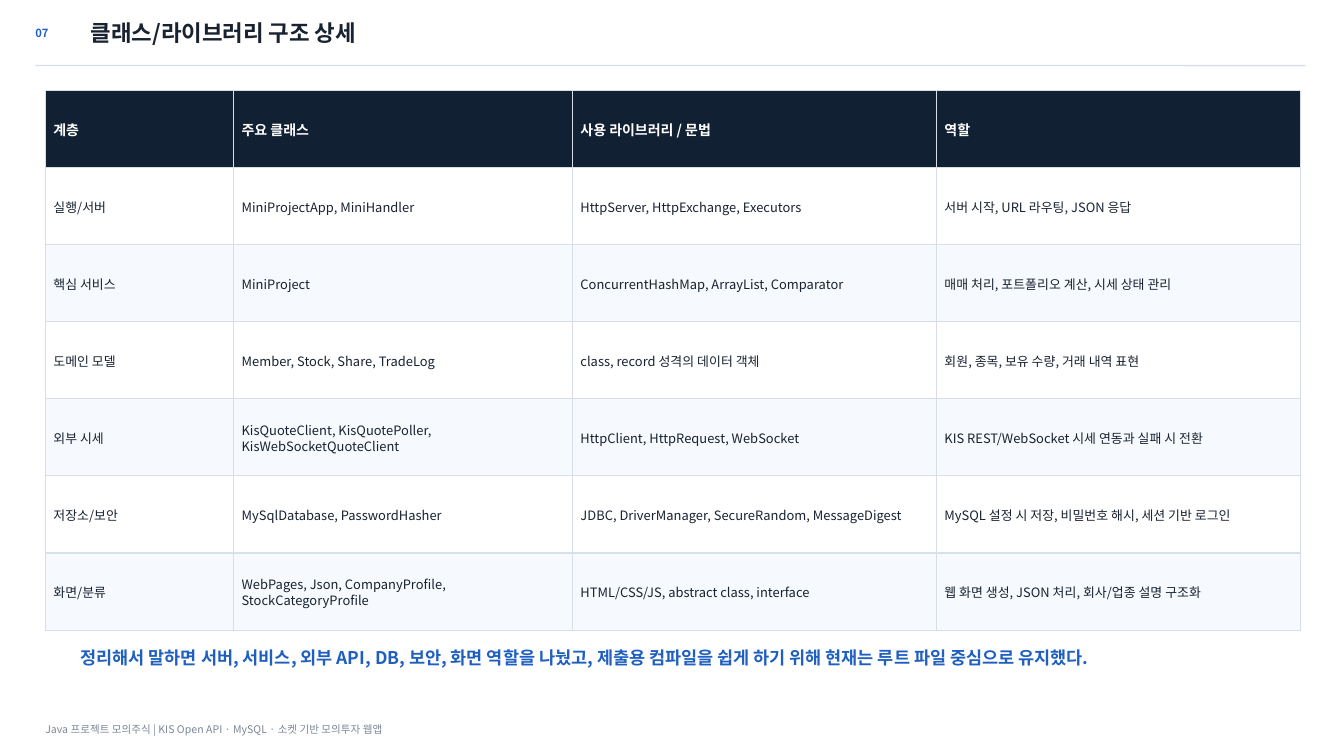
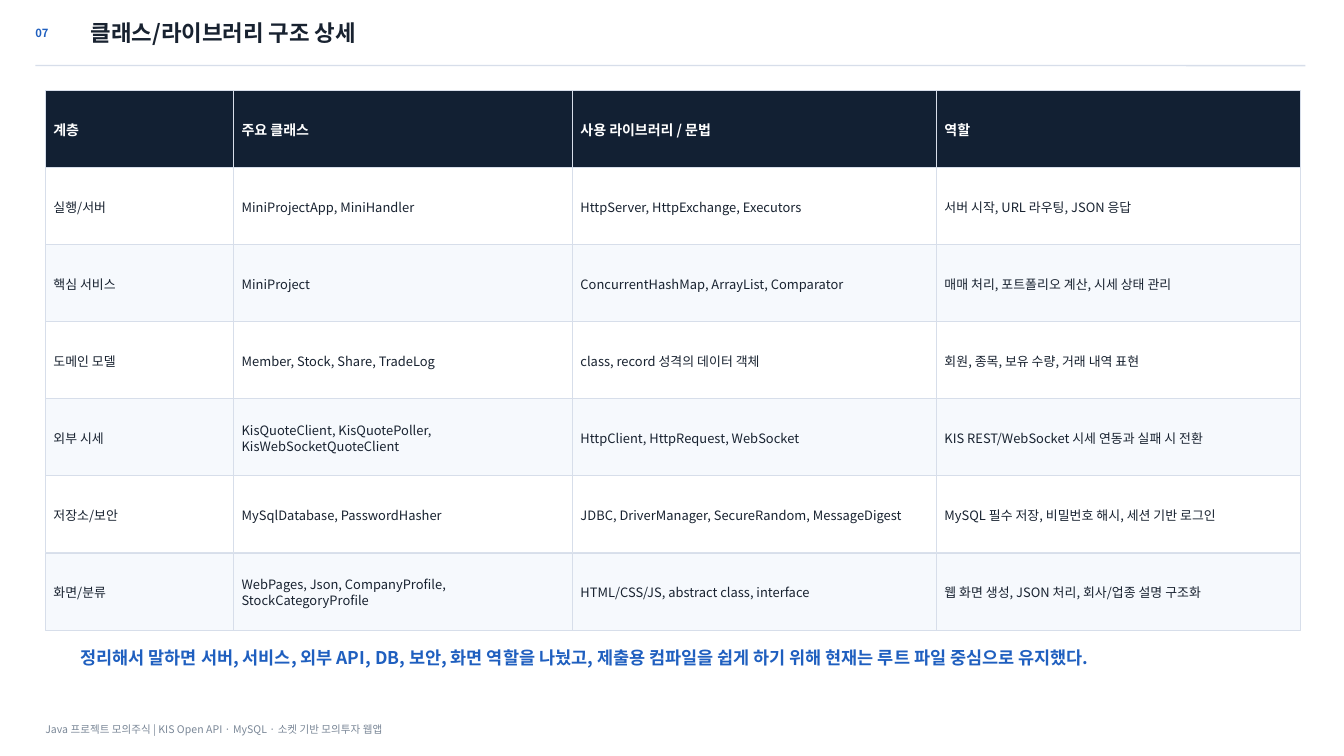
Before and after one commit to osangmin51-spec/javaproject, a slide deck: slide 7 of deliverables/Java_모의주식투자_발표자료_최종정합본.pptx. Drawn at 1344x756 pixels with LibreOffice and Linux fonts; fonts in the diff are those of the drawing. Boxes give left, top, right and bottom in pixels: in the first picture for what was removed or moved away, otherwise in the second. Text is boxed around its words. In the diff, an @@ line names an element or a change of style, - is before the commit and + after.

```diff
--- a/deliverables/Java_모의주식투자_발표자료_최종정합본.pptx
+++ b/deliverables/Java_모의주식투자_발표자료_최종정합본.pptx
@@ text at (944, 509, 1216, 523): text changed @@
-MySQL 설정 시 저장, 비밀번호 해시, 세션 기반 로그인
+MySQL 필수 저장, 비밀번호 해시, 세션 기반 로그인
```
Also in this commit, not shown: 5 other slides changed, 9 other files.
